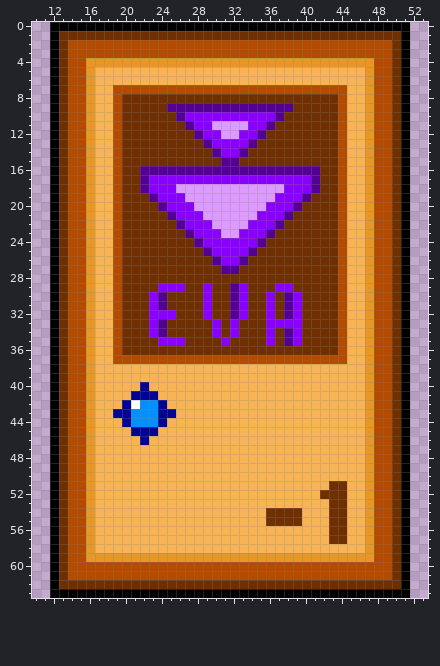
Edited in one commit: pixel-art sprite (assets/sprites/Cards/CardEVA(-1).png). Above, as it was before the edit.
The file is 64x64 pixels. Shown: x 10..53, y 0..63.
The result:
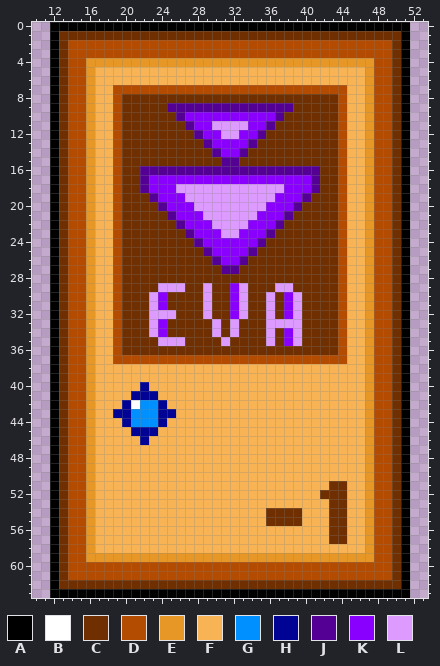
Palette (. is transparent): A #000000  B #ffffff  C #6f2f00  D #b34c00  E #e69726  F #f8b454  G #0090ff  H #000394  J #540094  K #8a00ff  L #dd9aff
Edits made:
{"y":29,"x":24,"old":"KKK","new":"LLL"}
{"y":29,"x":29,"old":"K","new":"L"}
{"y":29,"x":32,"old":"JK","new":"KL"}
{"y":29,"x":37,"old":"KK","new":"LL"}
{"y":30,"x":23,"old":"KJ","new":"LK"}
{"y":30,"x":29,"old":"K","new":"L"}
{"y":30,"x":32,"old":"JK","new":"KL"}
{"y":30,"x":36,"old":"K","new":"L"}
{"y":30,"x":38,"old":"JK","new":"KL"}
{"y":31,"x":23,"old":"KJ","new":"LK"}
{"y":31,"x":29,"old":"K","new":"L"}
{"y":31,"x":32,"old":"JK","new":"KL"}
{"y":31,"x":36,"old":"K","new":"L"}
{"y":31,"x":38,"old":"JK","new":"KL"}
{"y":32,"x":23,"old":"KKK","new":"LLL"}
{"y":32,"x":29,"old":"K","new":"L"}
{"y":32,"x":32,"old":"JK","new":"KL"}
{"y":32,"x":36,"old":"K","new":"L"}
{"y":32,"x":38,"old":"JK","new":"KL"}
{"y":33,"x":23,"old":"KJ","new":"LK"}
{"y":33,"x":30,"old":"K","new":"L"}
{"y":33,"x":32,"old":"K","new":"L"}
{"y":33,"x":36,"old":"KKKK","new":"LLLL"}
{"y":34,"x":23,"old":"KJ","new":"LK"}
{"y":34,"x":30,"old":"K","new":"L"}
{"y":34,"x":32,"old":"K","new":"L"}
{"y":34,"x":36,"old":"K","new":"L"}
{"y":34,"x":38,"old":"JK","new":"KL"}
{"y":35,"x":24,"old":"KKK","new":"LLL"}
{"y":35,"x":31,"old":"K","new":"L"}
{"y":35,"x":36,"old":"K","new":"L"}
{"y":35,"x":38,"old":"JK","new":"KL"}
{"label":"changed","picture_box":[149,283,302,346]}
